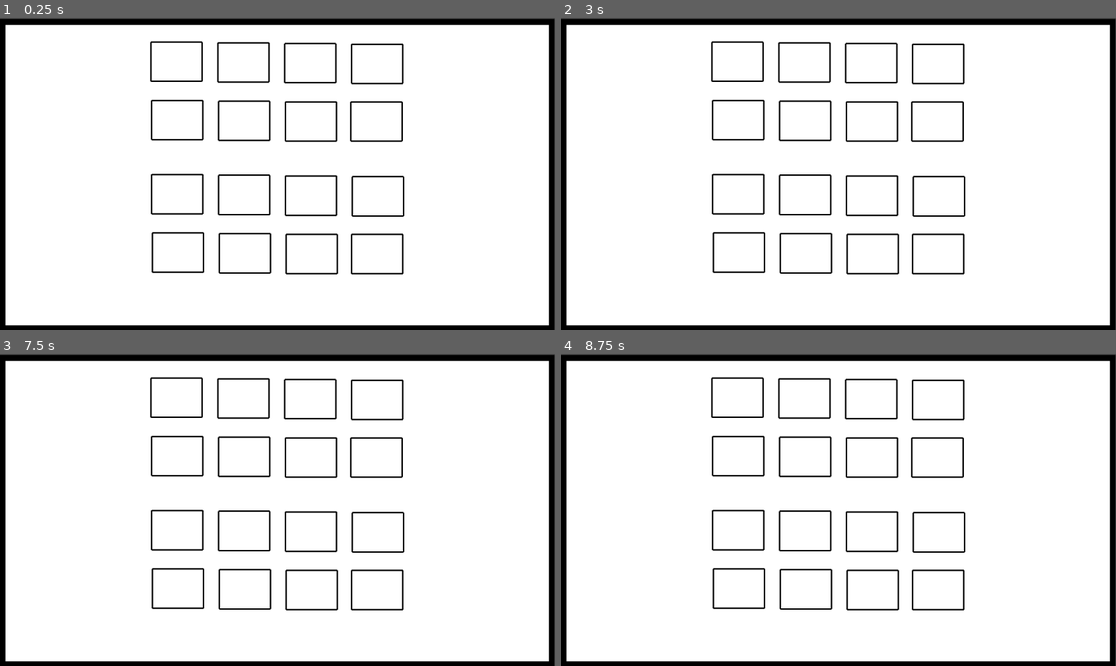
Above: before the commit, frames 1-4 (two rows, left to right).
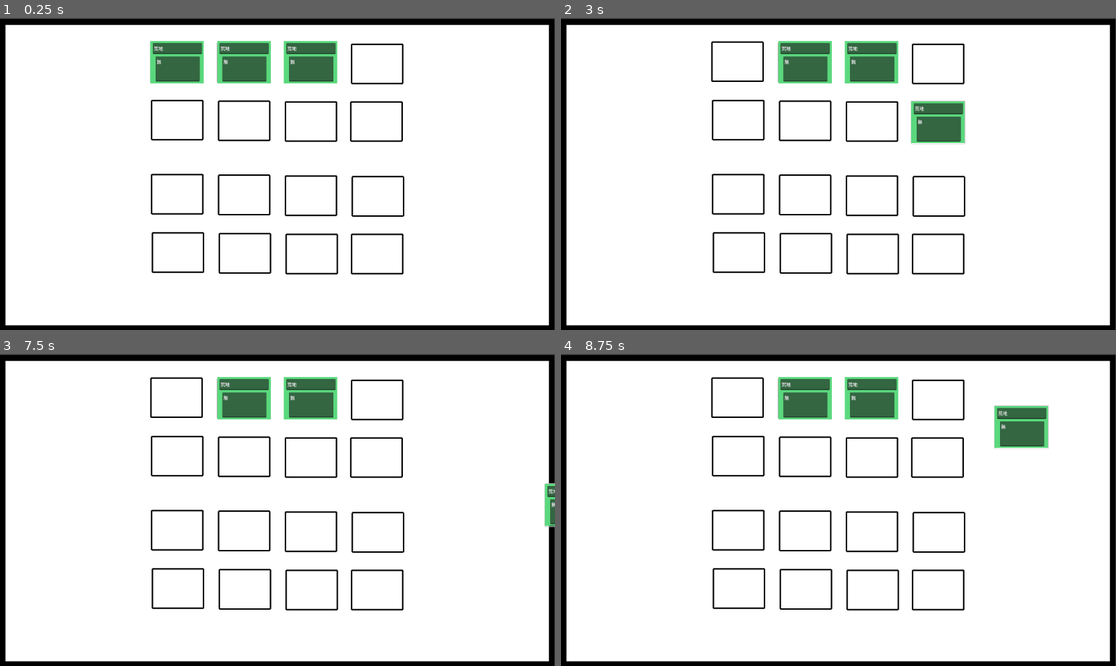
Above: after the commit, the same moments.

Repository: Angusinttsh/democracy_game_of_thrones
Game: Godot game, scene res://scenes/main.tscn
Two runs of this game, one before a commit and one after it. Both use one fixed random seed, a clock stepped at 60 frames per second and the inputs below.
Inputs (mouse positions are in pixels of both pictures, inside the frame that each line leads up to):
- Up to frame 1 (0.25 s): no input
- Up to frame 2 (3 s): click (738, 61) at 0.52 s; click (738, 61) at 1.27 s; click (738, 61) at 2.02 s; tap Enter at 2.75 s; move the mouse to (960, 158) at 2.77 s
- Up to frame 3 (7.5 s): tap Space at 3.5, 5, 6.5 s; move the mouse to (166, 525) at 3.52 s; tap Enter at 4.25, 5.75 s; move the mouse to (333, 441) at 4.27 s; move the mouse to (249, 572) at 5.02 s; move the mouse to (444, 556) at 5.77 s; move the mouse to (111, 463) at 6.52 s; move the mouse to (305, 510) at 7.27 s
- Up to frame 4 (8.75 s): move the mouse to (755, 432) at 8.02 s

The runs differ from the first frame. In frame 1, 4.0% of the frame differs, in the area x 27-61%, y 7-21%; in frame 2, 4.0%; in frame 3, 2.9%; in frame 4, 4.0%, in the area x 39-88%, y 7-31%.
Error before the commit: Parse Error: Preload file "res://card.tscn" does not exist. (res://scripts/game.gd:2)

Commit message:
angus

Diff:
--- /dev/null
+++ b/新遊戲專案/scenes/area_2d.gd
@@ -0,0 +1,12 @@
+extends Area2D
+
+
+
+func _on_area_entered(area):
+	if Global.card_is_dragging == area:
+		Global.cards_in_area.append(self)
+
+
+func _on_area_exited(area):
+	if Global.card_is_dragging == area:
+		Global.cards_in_area.erase(self)
--- a/新遊戲專案/scenes/card.tscn
+++ b/新遊戲專案/scenes/card.tscn
@@ -1,8 +1,11 @@
-[gd_scene load_steps=2 format=3 uid="uid://dvgvbwb4q0wd6"]
+[gd_scene load_steps=3 format=3 uid="uid://dvgvbwb4q0wd6"]
 
 [ext_resource type="Script" uid="uid://bcd8a3064x0m1" path="res://scripts/card.gd" id="1_kikvd"]
 
-[node name="card" type="Node2D"]
+[sub_resource type="RectangleShape2D" id="RectangleShape2D_d81rb"]
+size = Vector2(187, 146)
+
+[node name="card" type="Area2D"]
 script = ExtResource("1_kikvd")
 
 [node name="ColorRect" type="ColorRect" parent="."]
@@ -31,4 +34,8 @@
 offset_bottom = 147.0
 flat = true
 
+[node name="CollisionShape2D" type="CollisionShape2D" parent="."]
+position = Vector2(93, 74)
+shape = SubResource("RectangleShape2D_d81rb")
+
 [connection signal="pressed" from="Button" to="." method="_on_button_pressed"]
--- a/新遊戲專案/scenes/main.tscn
+++ b/新遊戲專案/scenes/main.tscn
@@ -1,7 +1,12 @@
-[gd_scene load_steps=3 format=3 uid="uid://cd566awrywi46"]
+[gd_scene load_steps=6 format=3 uid="uid://cd566awrywi46"]
 
 [ext_resource type="Script" uid="uid://ussmwmxvkeko" path="res://scripts/game.gd" id="1_0wfyh"]
 [ext_resource type="Texture2D" uid="uid://dva8wpuxtjc78" path="res://images/board.png" id="2_sugp2"]
+[ext_resource type="Script" uid="uid://dt4d3pi5hpihf" path="res://scenes/player_1.gd" id="3_sugp2"]
+[ext_resource type="Script" uid="uid://b7tg6imlpwv8p" path="res://scenes/area_2d.gd" id="4_jyhfs"]
+
+[sub_resource type="RectangleShape2D" id="RectangleShape2D_sugp2"]
+size = Vector2(182, 140)
 
 [node name="Game" type="Node2D"]
 script = ExtResource("1_0wfyh")
@@ -15,3 +20,199 @@
 [node name="Camera2D" type="Camera2D" parent="."]
 position = Vector2(962, 536)
 zoom = Vector2(0.6, 0.6)
+
+[node name="Player1" type="Node2D" parent="."]
+script = ExtResource("3_sugp2")
+
+[node name="1" type="Area2D" parent="."]
+position = Vector2(522, 78)
+script = ExtResource("4_jyhfs")
+
+[node name="CollisionShape2D" type="CollisionShape2D" parent="1"]
+position = Vector2(91, 69)
+shape = SubResource("RectangleShape2D_sugp2")
+
+[node name="2" type="Area2D" parent="."]
+position = Vector2(752, 79)
+script = ExtResource("4_jyhfs")
+
+[node name="CollisionShape2D" type="CollisionShape2D" parent="2"]
+position = Vector2(91, 69)
+shape = SubResource("RectangleShape2D_sugp2")
+
+[node name="3" type="Area2D" parent="."]
+position = Vector2(985, 83)
+script = ExtResource("4_jyhfs")
+
+[node name="CollisionShape2D" type="CollisionShape2D" parent="3"]
+position = Vector2(91, 69)
+shape = SubResource("RectangleShape2D_sugp2")
+
+[node name="4" type="Area2D" parent="."]
+position = Vector2(1216, 86)
+script = ExtResource("4_jyhfs")
+
+[node name="CollisionShape2D" type="CollisionShape2D" parent="4"]
+position = Vector2(91, 69)
+shape = SubResource("RectangleShape2D_sugp2")
+
+[node name="5" type="Area2D" parent="."]
+position = Vector2(525, 280)
+script = ExtResource("4_jyhfs")
+
+[node name="CollisionShape2D" type="CollisionShape2D" parent="5"]
+position = Vector2(91, 69)
+shape = SubResource("RectangleShape2D_sugp2")
+
+[node name="6" type="Area2D" parent="."]
+position = Vector2(755, 282)
+script = ExtResource("4_jyhfs")
+
+[node name="CollisionShape2D" type="CollisionShape2D" parent="6"]
+position = Vector2(91, 69)
+shape = SubResource("RectangleShape2D_sugp2")
+
+[node name="7" type="Area2D" parent="."]
+position = Vector2(987, 285)
+script = ExtResource("4_jyhfs")
+
+[node name="CollisionShape2D" type="CollisionShape2D" parent="7"]
+position = Vector2(91, 69)
+shape = SubResource("RectangleShape2D_sugp2")
+
+[node name="8" type="Area2D" parent="."]
+position = Vector2(1214, 284)
+script = ExtResource("4_jyhfs")
+
+[node name="CollisionShape2D" type="CollisionShape2D" parent="8"]
+position = Vector2(91, 69)
+shape = SubResource("RectangleShape2D_sugp2")
+
+[node name="9" type="Area2D" parent="."]
+position = Vector2(525, 536)
+script = ExtResource("4_jyhfs")
+
+[node name="CollisionShape2D" type="CollisionShape2D" parent="9"]
+position = Vector2(91, 69)
+shape = SubResource("RectangleShape2D_sugp2")
+
+[node name="10" type="Area2D" parent="."]
+position = Vector2(756, 539)
+script = ExtResource("4_jyhfs")
+
+[node name="CollisionShape2D" type="CollisionShape2D" parent="10"]
+position = Vector2(91, 69)
+shape = SubResource("RectangleShape2D_sugp2")
+
+[node name="11" type="Area2D" parent="."]
+position = Vector2(987, 542)
+script = ExtResource("4_jyhfs")
+
+[node name="CollisionShape2D" type="CollisionShape2D" parent="11"]
+position = Vector2(91, 69)
+shape = SubResource("RectangleShape2D_sugp2")
+
+[node name="12" type="Area2D" parent="."]
+position = Vector2(1218, 544)
+script = ExtResource("4_jyhfs")
+
+[node name="CollisionShape2D" type="CollisionShape2D" parent="12"]
+position = Vector2(92, 69)
+shape = SubResource("RectangleShape2D_sugp2")
+
+[node name="13" type="Area2D" parent="."]
+position = Vector2(526, 740)
+script = ExtResource("4_jyhfs")
+
+[node name="CollisionShape2D" type="CollisionShape2D" parent="13"]
+position = Vector2(91, 69)
+shape = SubResource("RectangleShape2D_sugp2")
+
+[node name="14" type="Area2D" parent="."]
+position = Vector2(761, 741)
+script = ExtResource("4_jyhfs")
+
+[node name="CollisionShape2D" type="CollisionShape2D" parent="14"]
+position = Vector2(88, 70)
+shape = SubResource("RectangleShape2D_sugp2")
+
+[node name="15" type="Area2D" parent="."]
+position = Vector2(990, 743)
+script = ExtResource("4_jyhfs")
+
+[node name="CollisionShape2D" type="CollisionShape2D" parent="15"]
+position = Vector2(90, 69)
+shape = SubResource("RectangleShape2D_sugp2")
+
+[node name="16" type="Area2D" parent="."]
+position = Vector2(1216, 743)
+script = ExtResource("4_jyhfs")
+
+[node name="CollisionShape2D" type="CollisionShape2D" parent="16"]
+position = Vector2(91, 69)
+shape = SubResource("RectangleShape2D_sugp2")
+
+[connection signal="area_entered" from="1" to="1" method="_on_area_entered"]
+[connection signal="area_exited" from="1" to="1" method="_on_area_exited"]
+[connection signal="body_entered" from="1" to="1" method="_on_body_entered"]
+[connection signal="body_exited" from="1" to="1" method="_on_body_exited"]
+[connection signal="area_entered" from="2" to="2" method="_on_area_entered"]
+[connection signal="area_exited" from="2" to="2" method="_on_area_exited"]
+[connection signal="body_entered" from="2" to="2" method="_on_body_entered"]
+[connection signal="body_exited" from="2" to="2" method="_on_body_exited"]
+[connection signal="area_entered" from="3" to="3" method="_on_area_entered"]
+[connection signal="area_exited" from="3" to="3" method="_on_area_exited"]
+[connection signal="body_entered" from="3" to="3" method="_on_body_entered"]
+[connection signal="body_exited" from="3" to="3" method="_on_body_exited"]
+[connection signal="area_entered" from="4" to="4" method="_on_area_entered"]
+[connection signal="area_exited" from="4" to="4" method="_on_area_exited"]
+[connection signal="body_entered" from="4" to="4" method="_on_body_entered"]
+[connection signal="body_exited" from="4" to="4" method="_on_body_exited"]
+[connection signal="area_entered" from="5" to="5" method="_on_area_entered"]
+[connection signal="area_exited" from="5" to="5" method="_on_area_exited"]
+[connection signal="body_entered" from="5" to="5" method="_on_body_entered"]
+[connection signal="body_exited" from="5" to="5" method="_on_body_exited"]
+[connection signal="area_entered" from="6" to="6" method="_on_area_entered"]
+[connection signal="area_exited" from="6" to="6" method="_on_area_exited"]
+[connection signal="body_entered" from="6" to="6" method="_on_body_entered"]
+[connection signal="body_exited" from="6" to="6" method="_on_body_exited"]
+[connection signal="area_entered" from="7" to="7" method="_on_area_entered"]
+[connection signal="area_exited" from="7" to="7" method="_on_area_exited"]
+[connection signal="body_entered" from="7" to="7" method="_on_body_entered"]
+[connection signal="body_exited" from="7" to="7" method="_on_body_exited"]
+[connection signal="area_entered" from="8" to="8" method="_on_area_entered"]
+[connection signal="area_exited" from="8" to="8" method="_on_area_exited"]
+[connection signal="body_entered" from="8" to="8" method="_on_body_entered"]
+[connection signal="body_exited" from="8" to="8" method="_on_body_exited"]
+[connection signal="area_entered" from="9" to="9" method="_on_area_entered"]
+[connection signal="area_exited" from="9" to="9" method="_on_area_exited"]
+[connection signal="body_entered" from="9" to="9" method="_on_body_entered"]
+[connection signal="body_exited" from="9" to="9" method="_on_body_exited"]
+[connection signal="area_entered" from="10" to="10" method="_on_area_entered"]
+[connection signal="area_exited" from="10" to="10" method="_on_area_exited"]
+[connection signal="body_entered" from="10" to="10" method="_on_body_entered"]
+[connection signal="body_exited" from="10" to="10" method="_on_body_exited"]
+[connection signal="area_entered" from="11" to="11" method="_on_area_entered"]
+[connection signal="area_exited" from="11" to="11" method="_on_area_exited"]
+[connection signal="body_entered" from="11" to="11" method="_on_body_entered"]
+[connection signal="body_exited" from="11" to="11" method="_on_body_exited"]
+[connection signal="area_entered" from="12" to="12" method="_on_area_entered"]
+[connection signal="area_exited" from="12" to="12" method="_on_area_exited"]
+[connection signal="body_entered" from="12" to="12" method="_on_body_entered"]
+[connection signal="body_exited" from="12" to="12" method="_on_body_exited"]
+[connection signal="area_entered" from="13" to="13" method="_on_area_entered"]
+[connection signal="area_exited" from="13" to="13" method="_on_area_exited"]
+[connection signal="body_entered" from="13" to="13" method="_on_body_entered"]
+[connection signal="body_exited" from="13" to="13" method="_on_body_exited"]
+[connection signal="area_entered" from="14" to="14" method="_on_area_entered"]
+[connection signal="area_exited" from="14" to="14" method="_on_area_exited"]
+[connection signal="body_entered" from="14" to="14" method="_on_body_entered"]
+[connection signal="body_exited" from="14" to="14" method="_on_body_exited"]
+[connection signal="area_entered" from="15" to="15" method="_on_area_entered"]
+[connection signal="area_exited" from="15" to="15" method="_on_area_exited"]
+[connection signal="body_entered" from="15" to="15" method="_on_body_entered"]
+[connection signal="body_exited" from="15" to="15" method="_on_body_exited"]
+[connection signal="area_entered" from="16" to="16" method="_on_area_entered"]
+[connection signal="area_exited" from="16" to="16" method="_on_area_exited"]
+[connection signal="body_entered" from="16" to="16" method="_on_body_entered"]
+[connection signal="body_exited" from="16" to="16" method="_on_body_exited"]
--- /dev/null
+++ b/新遊戲專案/scenes/player_1.gd
@@ -0,0 +1,12 @@
+extends Node2D
+
+
+# Called when the node enters the scene tree for the first time.
+func _ready():
+	pass # Replace with function body.
+
+func draw_card():
+	Global.player1_place_hand
+# Called every frame. 'delta' is the elapsed time since the previous frame.
+func _process(delta):
+	pass
--- a/新遊戲專案/scripts/card.gd
+++ b/新遊戲專案/scripts/card.gd
@@ -7,23 +7,27 @@
 var card_Y = 0
 var is_dragging = false
 var offset = Vector2.ZERO  # 記錄初始相對位置
+var original_position = Vector2.ZERO
 
 func _on_button_pressed() -> void:
 	if is_dragging == true:
 		is_dragging = false
-		card_X = int(round((position.x - 522) / 231))
-		if position.y < 421:
-			card_Y = int(round((position.y - 76) / 200))
-			if card_Y >= 2:
-				card_Y = 1
-			position = Vector2(522+(231*card_X), 76+(200*card_Y))
+		Global.card_is_dragging = null
+		if Global.cards_in_area.size() == 0:
+			position = original_position
+		elif Global.cards_in_area.size() == 1:
+			position = Global.cards_in_area[0].position
 		else:
-			card_Y = int(round((position.y - 134) / 200))
-			if card_Y < 2:
-				card_Y = 2
-			position = Vector2(522+(231*card_X), 134+(200*card_Y))
+			var min = Global.cards_in_area[0]
+			for i in Global.cards_in_area.size():
+				if (min.position - position).length() > (Global.cards_in_area[i].position - position).length():
+					min = Global.cards_in_area[i]
+			position = min.position
+		Global.cards_in_area.clear()
 	else:
 		is_dragging = true
+		original_position = position
+		Global.card_is_dragging = self
 	offset = get_global_mouse_position() - global_position  # 記錄物件與滑鼠的相對位置
 # 當滑鼠按鍵釋放時
 func _ready() -> void:
--- a/新遊戲專案/scripts/game.gd
+++ b/新遊戲專案/scripts/game.gd
@@ -1,5 +1,5 @@
 extends Node2D
-var card = preload("res://card.tscn")
+var card = preload("res://scenes/card.tscn")
 
 # Called when the node enters the scene tree for the first time.
 func _ready():
--- a/新遊戲專案/scripts/global.gd
+++ b/新遊戲專案/scripts/global.gd
@@ -1,4 +1,8 @@
 extends Node
 
+var cards_in_area = []
+var card_is_dragging
 var player1_place_map = {}
+var player1_place_deck = {}
+var player1_place_hand = {}
 var player2_place_map = {}
Not shown, added: 新遊戲專案/scenes/area_2d.gd.uid
Not shown, added: 新遊戲專案/scenes/player_1.gd.uid
